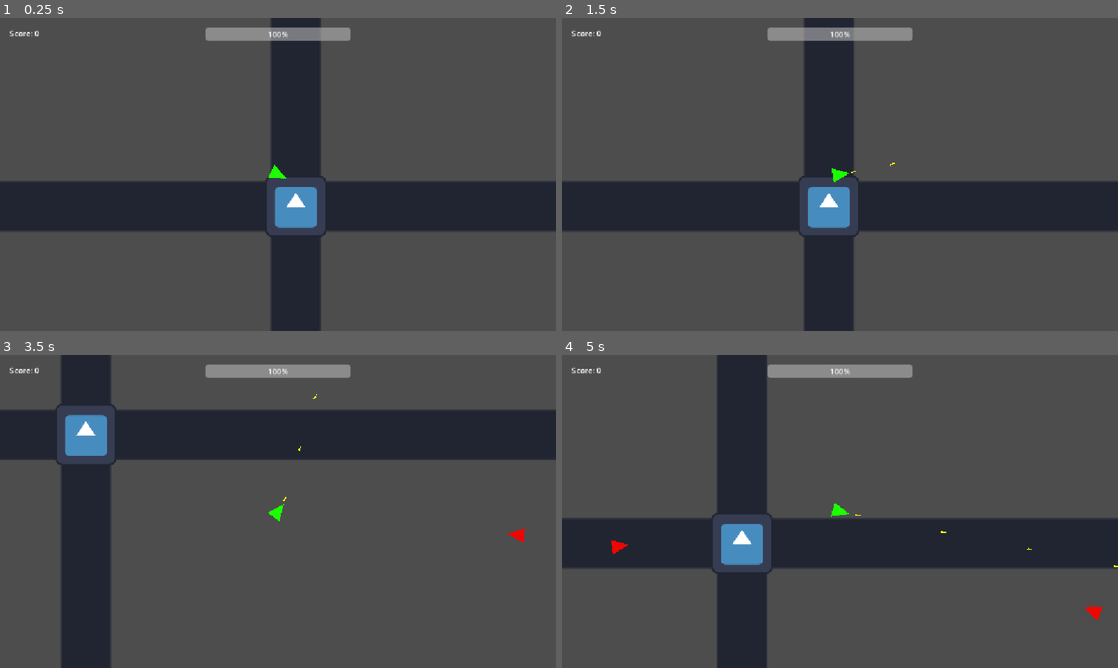
Above: before the commit, frames 1-4 (two rows, left to right).
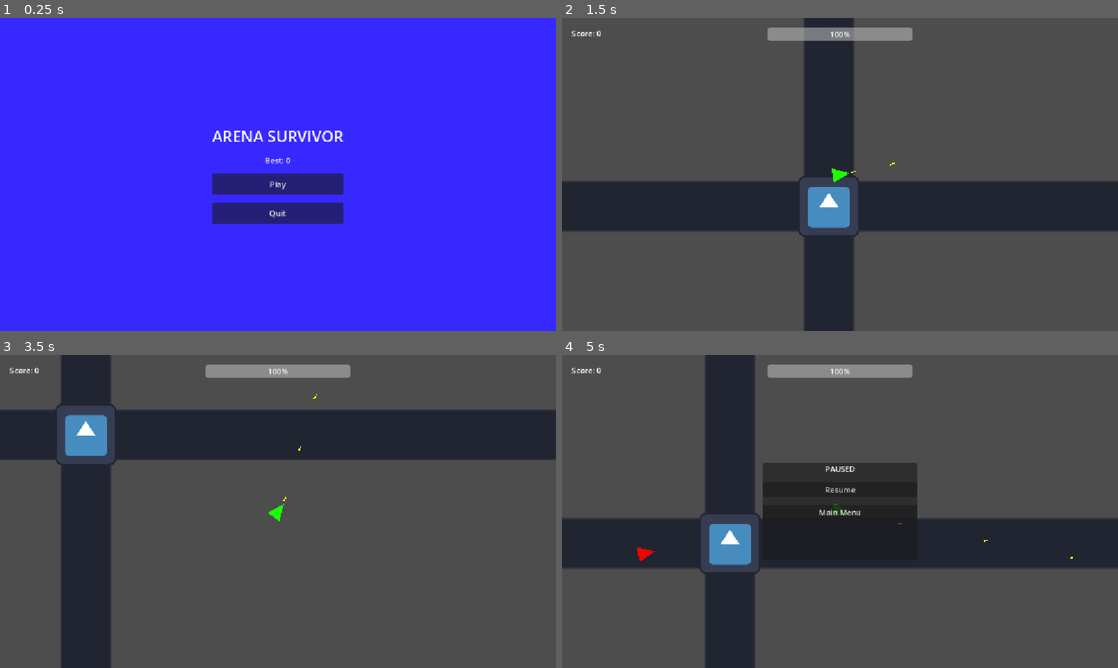
Above: after the commit, the same moments.

Repository: shkahmer-tech/ArenaSurvivor
Game: Godot game, scene res://scenes/main_menu.tscn
Same seed, same stepped clock (60 frames per second), same inputs: the game is played once before the commit and once after it. Before the commit the project starts from res://scenes/main.tscn. The engine's default icon, where the game draws it, is replaced by a stand-in: a white triangle on a blue panel in a dark square.
Inputs (mouse positions are in pixels of both pictures, inside the frame that each line leads up to):
- Up to frame 1 (0.25 s): no input
- Up to frame 2 (1.5 s): click (840, 183) at 0.5 s, where only the run after the commit has a clickable "Play"; tap Enter at 1.25 s; move the mouse to (962, 158) at 1.27 s; press the mouse at (962, 158) at 1.28 s; hold D (move_right) from 1.28 s (still down)
- Up to frame 3 (3.5 s): move the mouse to (166, 527) at 2.02 s; release D (move_right) at 2.03 s; release the mouse at (166, 527) at 2.03 s; hold S (move_down) 2.03-2.78 s; click (166, 527) at 2.1 s; move the mouse to (333, 442) at 2.77 s; press the mouse at (333, 442) at 2.78 s; hold D (move_right) from 2.78 s (still down)
- Up to frame 4 (5 s): move the mouse to (812, 574) at 3.52 s; release D (move_right) at 3.53 s; release the mouse at (812, 574) at 3.53 s; hold W (move_up) 3.53-4.28 s; click (812, 574) at 3.6 s; move the mouse to (1006, 558) at 4.27 s; press the mouse at (1006, 558) at 4.28 s; hold A (move_left) from 4.28 s (still down); tap Escape (pause, bound only after the commit) at 4.9 s

The runs differ from the first frame. In frame 1, 100% of the frame differs, in the area x 0-100%, y 0-100%; in frame 2, nothing differs; in frame 3, less than 0.1%; in frame 4, 9.6%.

Commit message:
menu,pause,new enemies

Diff:
--- a/project.godot
+++ b/project.godot
@@ -11,7 +11,7 @@
 [application]
 
 config/name="ArenaSurvivor"
-run/main_scene="uid://y5q1ii0hsp48"
+run/main_scene="uid://6jpxjtxvnvnv"
 config/features=PackedStringArray("4.7", "GL Compatibility")
 config/icon="res://icon.svg"
 
@@ -51,6 +51,11 @@
 "events": [Object(InputEventMouseButton,"resource_local_to_scene":false,"resource_name":"","device":-1,"window_id":0,"a …(258 unchanged characters)…
 ]
 }
+pause={
+"deadzone": 0.2,
+"events": [Object(InputEventKey,"resource_local_to_scene":false,"resource_name":"","device":-1,"window_id":0,"alt_pressed":false,"shift_pressed":false,"ctrl_pressed":false,"meta_pressed":false,"pressed":false,"keycode":0,"physical_keycode":4194305,"key_label":0,"unicode":0,"location":0,"echo":false,"script":null)
+]
+}
 
 [physics]
 
--- a/scenes/explosion.tscn
+++ b/scenes/explosion.tscn
@@ -8,6 +8,7 @@
 lifetime = 0.5
 one_shot = true
 explosiveness = 1.0
+local_coords = true
 direction = Vector2(0, 0)
 spread = 180.0
 initial_velocity_min = 100.0
--- a/scenes/main.tscn
+++ b/scenes/main.tscn
@@ -4,12 +4,14 @@
 [ext_resource type="PackedScene" uid="uid://c6rinb1aelkx6" path="res://scenes/player.tscn" id="1_o5qli"]
 [ext_resource type="Texture2D" uid="uid://b54lgc754mhnx" path="res://icon.svg" id="1_sugp2"]
 [ext_resource type="Script" uid="uid://bgtrl2ad6bsw4" path="res://scripts/main.gd" id="3_sugp2"]
+[ext_resource type="PackedScene" uid="uid://dy25yishtq6uq" path="res://scenes/runner.tscn" id="3_tipki"]
+[ext_resource type="PackedScene" uid="uid://bbro0gbmbrsto" path="res://scenes/tank.tscn" id="4_85g3d"]
 [ext_resource type="PackedScene" uid="uid://byldrrb70cl2i" path="res://scenes/ui.tscn" id="5_tbgi4"]
 [ext_resource type="AudioStream" uid="uid://c7gkmqemsop4s" path="res://audio/battleThemeA.mp3" id="6_tefeu"]
 
 [node name="Main" type="Node2D" unique_id=570844063]
 script = ExtResource("3_sugp2")
-enemy_scene = ExtResource("1_0wfyh")
+enemy_scenes = Array[PackedScene]([ExtResource("1_0wfyh"), ExtResource("3_tipki"), ExtResource("4_85g3d")])
 
 [node name="Sprite2D" type="Sprite2D" parent="." unique_id=639169545]
 z_index = -1
--- /dev/null
+++ b/scenes/main_menu.tscn
@@ -0,0 +1,54 @@
+[gd_scene format=3 uid="uid://6jpxjtxvnvnv"]
+
+[ext_resource type="Script" uid="uid://c54uw0n5fmbgt" path="res://scripts/main_menu.gd" id="1_l6cm7"]
+
+[node name="MainMenu" type="Control" unique_id=590646255]
+layout_mode = 3
+anchors_preset = 15
+anchor_right = 1.0
+anchor_bottom = 1.0
+grow_horizontal = 2
+grow_vertical = 2
+script = ExtResource("1_l6cm7")
+
+[node name="ColorRect" type="ColorRect" parent="." unique_id=580559360]
+layout_mode = 1
+anchors_preset = 15
+anchor_right = 1.0
+anchor_bottom = 1.0
+grow_horizontal = 2
+grow_vertical = 2
+color = Color(0.21176471, 0.15686275, 1, 1)
+
+[node name="CenterContainer" type="CenterContainer" parent="." unique_id=461631271]
+layout_mode = 1
+anchors_preset = 15
+anchor_right = 1.0
+anchor_bottom = 1.0
+grow_horizontal = 2
+grow_vertical = 2
+
+[node name="VBoxContainer" type="VBoxContainer" parent="CenterContainer" unique_id=1122996209]
+layout_mode = 2
+theme_override_constants/separation = 16
+
+[node name="Title" type="Label" parent="CenterContainer/VBoxContainer" unique_id=1708826010]
+layout_mode = 2
+theme_override_font_sizes/font_size = 32
+text = "ARENA SURVIVOR"
+horizontal_alignment = 1
+
+[node name="BestLabel" type="Label" parent="CenterContainer/VBoxContainer" unique_id=136619754]
+layout_mode = 2
+text = "Best: 0"
+horizontal_alignment = 1
+
+[node name="PlayButton" type="Button" parent="CenterContainer/VBoxContainer" unique_id=1151453376]
+custom_minimum_size = Vector2(160, 44)
+layout_mode = 2
+text = "Play"
+
+[node name="QuitButton" type="Button" parent="CenterContainer/VBoxContainer" unique_id=957708091]
+custom_minimum_size = Vector2(160, 44)
+layout_mode = 2
+text = "Quit"
--- /dev/null
+++ b/scenes/runner.tscn
@@ -0,0 +1,26 @@
+[gd_scene format=3 uid="uid://dy25yishtq6uq"]
+
+[ext_resource type="Script" uid="uid://dydi8nj3j2vjx" path="res://scripts/enemy.gd" id="1_5qbmg"]
+[ext_resource type="PackedScene" uid="uid://cthfxw3q6law8" path="res://scenes/explosion.tscn" id="2_a6sfn"]
+[ext_resource type="AudioStream" uid="uid://db3dpo0xrlr8l" path="res://audio/hitHurt (1).wav" id="3_ouwii"]
+[ext_resource type="AudioStream" uid="uid://c8f2ai3o6ve4c" path="res://audio/random.wav" id="4_1ty2h"]
+
+[sub_resource type="CircleShape2D" id="CircleShape2D_o5qli"]
+radius = 16.0
+
+[node name="Enemy" type="CharacterBody2D" unique_id=1189764096]
+collision_layer = 2
+script = ExtResource("1_5qbmg")
+speed = 220.0
+max_health = 15
+points = 15
+explosion_scene = ExtResource("2_a6sfn")
+hit_sound = ExtResource("3_ouwii")
+death_sound = ExtResource("4_1ty2h")
+
+[node name="Polygon2D" type="Polygon2D" parent="." unique_id=717114032]
+color = Color(0.9019608, 0.30588236, 0.003921569, 1)
+polygon = PackedVector2Array(-15, -15, 20, 0, -15, 15)
+
+[node name="CollisionShape2D" type="CollisionShape2D" parent="." unique_id=797803045]
+shape = SubResource("CircleShape2D_o5qli")
--- /dev/null
+++ b/scenes/tank.tscn
@@ -0,0 +1,27 @@
+[gd_scene format=3 uid="uid://bbro0gbmbrsto"]
+
+[ext_resource type="Script" uid="uid://dydi8nj3j2vjx" path="res://scripts/enemy.gd" id="1_k4vtj"]
+[ext_resource type="PackedScene" uid="uid://cthfxw3q6law8" path="res://scenes/explosion.tscn" id="2_lj6hj"]
+[ext_resource type="AudioStream" uid="uid://db3dpo0xrlr8l" path="res://audio/hitHurt (1).wav" id="3_1ixom"]
+[ext_resource type="AudioStream" uid="uid://c8f2ai3o6ve4c" path="res://audio/random.wav" id="4_5dv58"]
+
+[sub_resource type="CircleShape2D" id="CircleShape2D_o5qli"]
+radius = 16.0
+
+[node name="Enemy" type="CharacterBody2D" unique_id=1189764096]
+scale = Vector2(1.5, 1.5)
+collision_layer = 2
+script = ExtResource("1_k4vtj")
+speed = 70.0
+max_health = 100
+points = 30
+explosion_scene = ExtResource("2_lj6hj")
+hit_sound = ExtResource("3_1ixom")
+death_sound = ExtResource("4_5dv58")
+
+[node name="Polygon2D" type="Polygon2D" parent="." unique_id=717114032]
+color = Color(0.7137255, 0.003921569, 0.92941177, 1)
+polygon = PackedVector2Array(-15, -15, 20, 0, -15, 15)
+
+[node name="CollisionShape2D" type="CollisionShape2D" parent="." unique_id=797803045]
+shape = SubResource("CircleShape2D_o5qli")
--- a/scenes/ui.tscn
+++ b/scenes/ui.tscn
@@ -3,6 +3,7 @@
 [ext_resource type="Script" uid="uid://dec8pcmgj8g7w" path="res://scripts/ui.gd" id="1_nt7q6"]
 
 [node name="UI" type="CanvasLayer" unique_id=1442541976]
+process_mode = 3
 script = ExtResource("1_nt7q6")
 
 [node name="ScoreLabel" type="Label" parent="." unique_id=569190164]
@@ -51,3 +52,32 @@
 custom_minimum_size = Vector2(140, 40)
 layout_mode = 2
 text = "Restart"
+
+[node name="PausePanel" type="Panel" parent="." unique_id=770514646]
+custom_minimum_size = Vector2(320, 200)
+offset_left = 416.0
+offset_top = 224.0
+offset_right = 736.0
+offset_bottom = 424.0
+
+[node name="VBoxContainer" type="VBoxContainer" parent="PausePanel" unique_id=1135219484]
+layout_mode = 1
+anchors_preset = 15
+anchor_right = 1.0
+anchor_bottom = 1.0
+grow_horizontal = 2
+grow_vertical = 2
+theme_override_constants/separation = 16
+
+[node name="PauseTitle" type="Label" parent="PausePanel/VBoxContainer" unique_id=532608918]
+layout_mode = 2
+text = "PAUSED"
+horizontal_alignment = 1
+
+[node name="ResumeButton" type="Button" parent="PausePanel/VBoxContainer" unique_id=15450208]
+layout_mode = 2
+text = "Resume"
+
+[node name="MenuButton" type="Button" parent="PausePanel/VBoxContainer" unique_id=818452329]
+layout_mode = 2
+text = "Main Menu"
--- a/scripts/enemy.gd
+++ b/scripts/enemy.gd
@@ -46,6 +46,6 @@
 	Game.play_sfx(death_sound)
 	if explosion_scene:
 		var fx := explosion_scene.instantiate()
-		get_tree().current_scene.add_child(fx)
-		fx.global_position = global_position
+		fx.position = global_position
+		get_parent().add_child(fx)
 	queue_free()
--- a/scripts/main.gd
+++ b/scripts/main.gd
@@ -1,6 +1,6 @@
 extends Node2D
 
-@export var enemy_scene: PackedScene
+@export var enemy_scenes: Array[PackedScene]
 @export var spawn_distance := 700.0
 @export var min_spawn_time := 0.3
 
@@ -8,17 +8,30 @@
 @onready var spawn_timer: Timer = $SpawnTimer
 @onready var ui = $UI
 
+var elapsed := 0.0
+
 func _ready() -> void:
 	Game.reset()
 	spawn_timer.timeout.connect(_spawn_enemy)
 	player.died.connect(_on_player_died)
 	player.health_changed.connect(ui.update_health)
 
+func _process(delta: float) -> void:
+	elapsed += delta
+
+func _pick_enemy() -> PackedScene:
+	var pool: Array[PackedScene] = [enemy_scenes[0]]
+	if elapsed > 20.0 and enemy_scenes.size() > 1:
+		pool.append(enemy_scenes[1])
+	if elapsed > 45.0 and enemy_scenes.size() > 2:
+		pool.append(enemy_scenes[2])
+	return pool.pick_random()
+
 func _spawn_enemy() -> void:
 	if not is_instance_valid(player):
 		return
 	var angle := randf() * TAU
-	var enemy := enemy_scene.instantiate()
+	var enemy := _pick_enemy().instantiate()
 	enemy.position = player.global_position + Vector2.RIGHT.rotated(angle) * spawn_distance
 	add_child(enemy)
 	spawn_timer.wait_time = max(min_spawn_time, spawn_timer.wait_time * 0.98)
@@ -26,4 +39,7 @@
 func _on_player_died() -> void:
 	spawn_timer.stop()
 	Game.save_data()
+	var music := get_node_or_null("Music")
+	if music:
+		music.stop()
 	ui.show_game_over()
--- /dev/null
+++ b/scripts/main_menu.gd
@@ -0,0 +1,13 @@
+extends Control
+
+@onready var best_label: Label = $CenterContainer/VBoxContainer/BestLabel
+@onready var play_button: Button = $CenterContainer/VBoxContainer/PlayButton
+@onready var quit_button: Button = $CenterContainer/VBoxContainer/QuitButton
+
+func _ready() -> void:
+	best_label.text = "Best: %d" % Game.high_score
+	play_button.pressed.connect(_on_play)
+	quit_button.pressed.connect(func(): get_tree().quit())
+
+func _on_play() -> void:
+	get_tree().change_scene_to_file("res://scenes/main.tscn")
--- a/scripts/player.gd
+++ b/scripts/player.gd
@@ -24,6 +24,7 @@
 	var dir := Input.get_vector("move_left", "move_right", "move_up", "move_down")
 	velocity = dir * speed
 	move_and_slide()
+	position = position.clamp(Vector2(-1900, -1900), Vector2(1900, 1900))
 	look_at(get_global_mouse_position())
 
 	if Input.is_action_pressed("shoot") and shoot_timer.is_stopped():
--- a/scripts/ui.gd
+++ b/scripts/ui.gd
@@ -5,12 +5,38 @@
 @onready var game_over_panel: Panel = $GameOverPanel
 @onready var final_score: Label = $GameOverPanel/VBoxContainer/FinalScore
 @onready var restart_button: Button = $GameOverPanel/VBoxContainer/RestartButton
+@onready var pause_panel: Panel = $PausePanel
+@onready var resume_button: Button = $PausePanel/VBoxContainer/ResumeButton
+@onready var menu_button: Button = $PausePanel/VBoxContainer/MenuButton
+
+var is_game_over := false
 
 func _ready() -> void:
+	process_mode = Node.PROCESS_MODE_ALWAYS
 	game_over_panel.hide()
+	pause_panel.hide()
 	Game.score_changed.connect(_on_score_changed)
-	restart_button.pressed.connect(func(): get_tree().reload_current_scene())
+	restart_button.pressed.connect(_on_restart)
+	resume_button.pressed.connect(toggle_pause)
+	menu_button.pressed.connect(_on_menu)
 	_on_score_changed(Game.score)
+
+func _unhandled_input(event: InputEvent) -> void:
+	if event.is_action_pressed("pause") and not is_game_over:
+		toggle_pause()
+
+func toggle_pause() -> void:
+	var paused := not get_tree().paused
+	get_tree().paused = paused
+	pause_panel.visible = paused
+
+func _on_restart() -> void:
+	get_tree().paused = false
+	get_tree().reload_current_scene()
+
+func _on_menu() -> void:
+	get_tree().paused = false
+	get_tree().change_scene_to_file("res://scenes/main_menu.tscn")
 
 func _on_score_changed(score: int) -> void:
 	score_label.text = "Score: %d" % score
@@ -20,5 +46,6 @@
 	health_bar.value = current
 
 func show_game_over() -> void:
+	is_game_over = true
 	final_score.text = "Score: %d   Best: %d" % [Game.score, Game.high_score]
 	game_over_panel.show()
Not shown, added: scripts/main_menu.gd.uid
